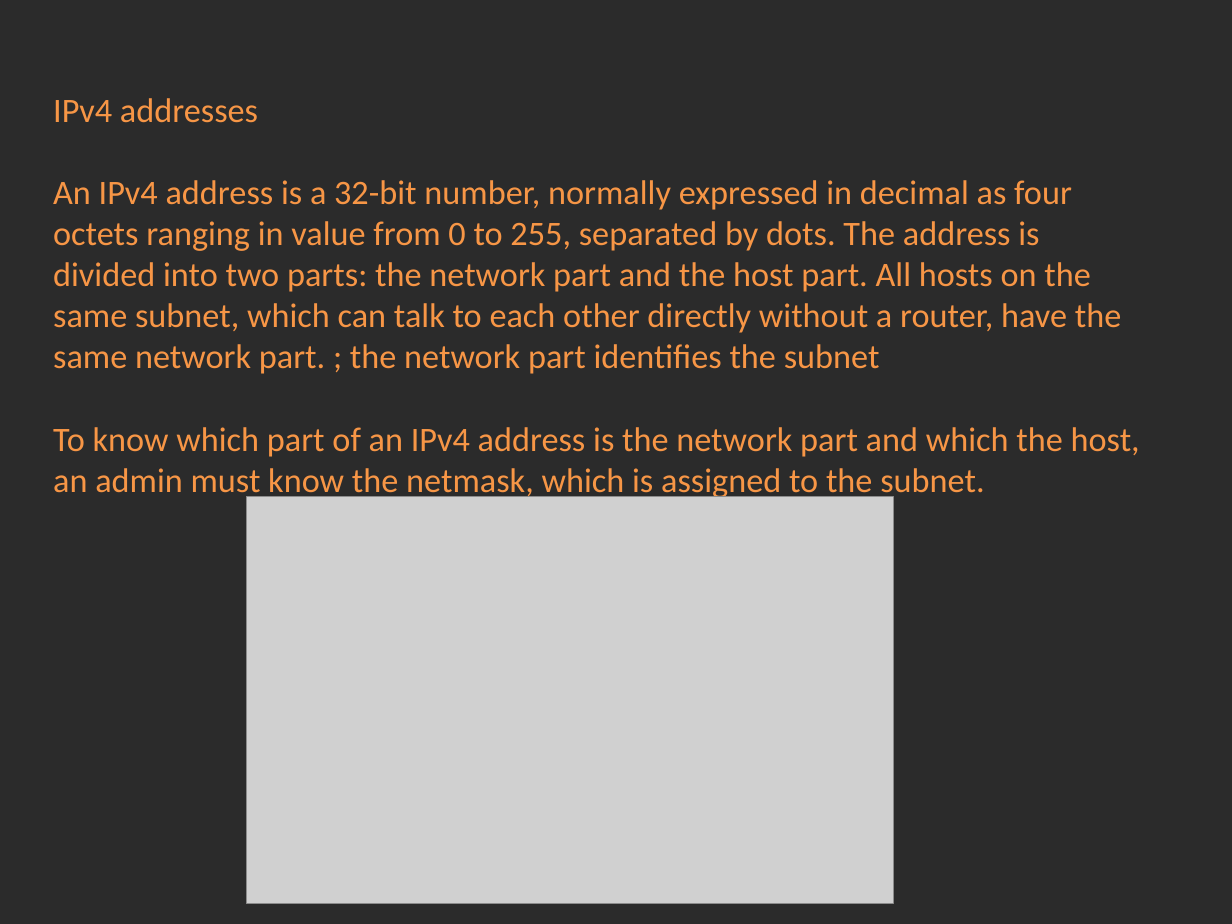
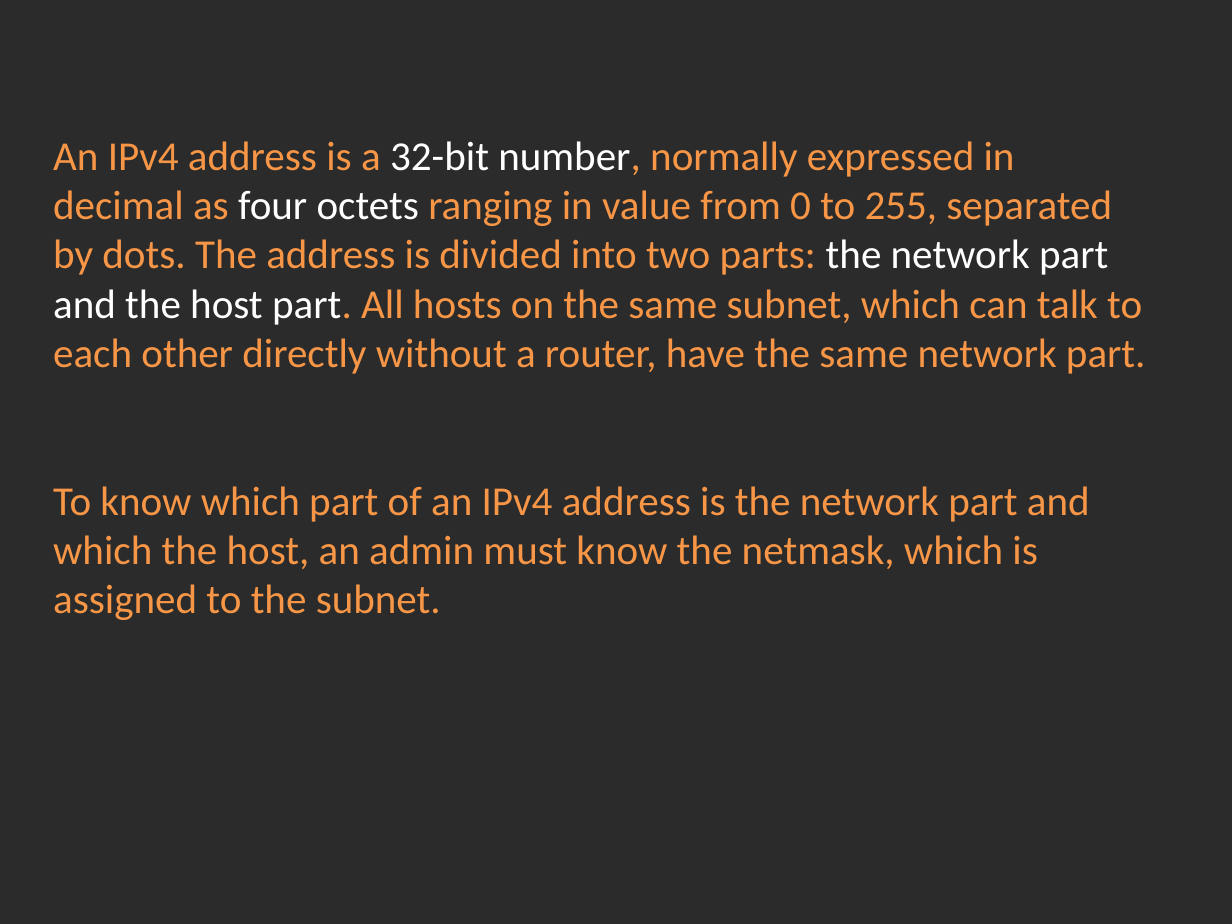
Before and after one commit to Academy-Soft-Intellect/Linux-Course, a slide deck: slide 5 of 06.Networking/06-Networking.pptx. Drawn at 1232x924 pixels with LibreOffice and Linux fonts; fonts in the diff are those of the drawing; grey boxes stand for pictures; background and template pictures are left out; a plain dark background stands for a picture behind light text. Boxes give left, top, right and bottom in pixels: in the first picture for what was removed or moved away, otherwise in the second. Text is boxed around its words. In the diff, an @@ line names an element or a change of style, - is before the commit and + after.

```diff
--- a/06.Networking/06-Networking.pptx
+++ b/06.Networking/06-Networking.pptx
@@ text at <box>53,141,1146,374</box>: text changed; size 20 to 24 pt @@
-IPv4 addresses
-An IPv4 address is a 32-bit number, normally expressed in decimal as four octets ranging in value from 0 to 255, separated by dots. The address is divided into two parts: the network part and the host part. All hosts on the same subnet, which can talk to each other directly without a router, have the same network part. ; the network part identifies the subnet
+An IPv4 address is a 32-bit number, normally expressed in decimal as four octets ranging in value from 0 to 255, separated by dots. The address is divided into two parts: the network part and the host part. All hosts on the same subnet, which can talk to each other directly without a router, have the same network part.
@@ text at <box>53,486,1090,620</box>: size 20 to 24 pt in "To know which part of an IPv4 ..." @@
@@ picture removed at <box>246,496,893,903</box> @@
```
Also in this commit, not shown: 2 other files.
